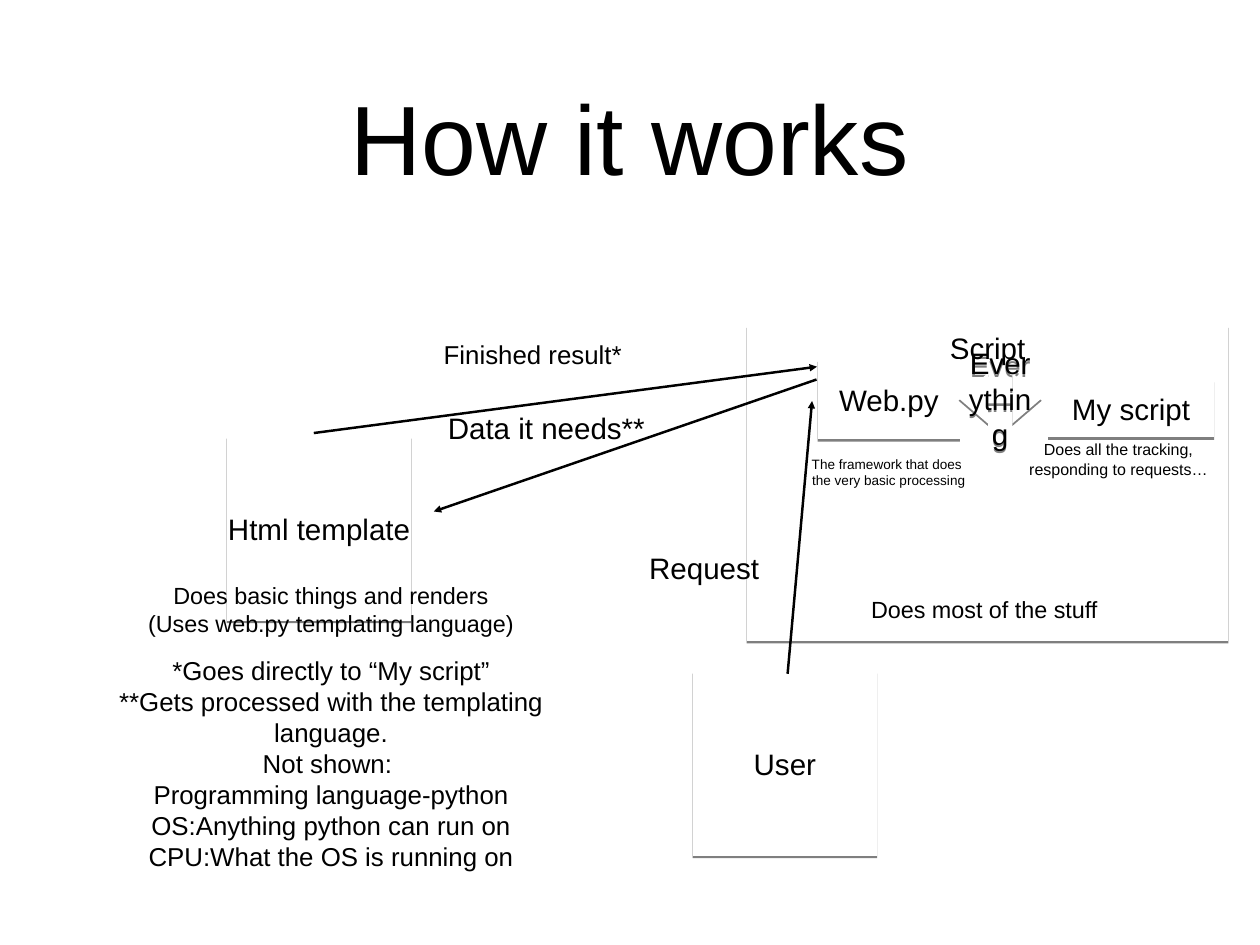
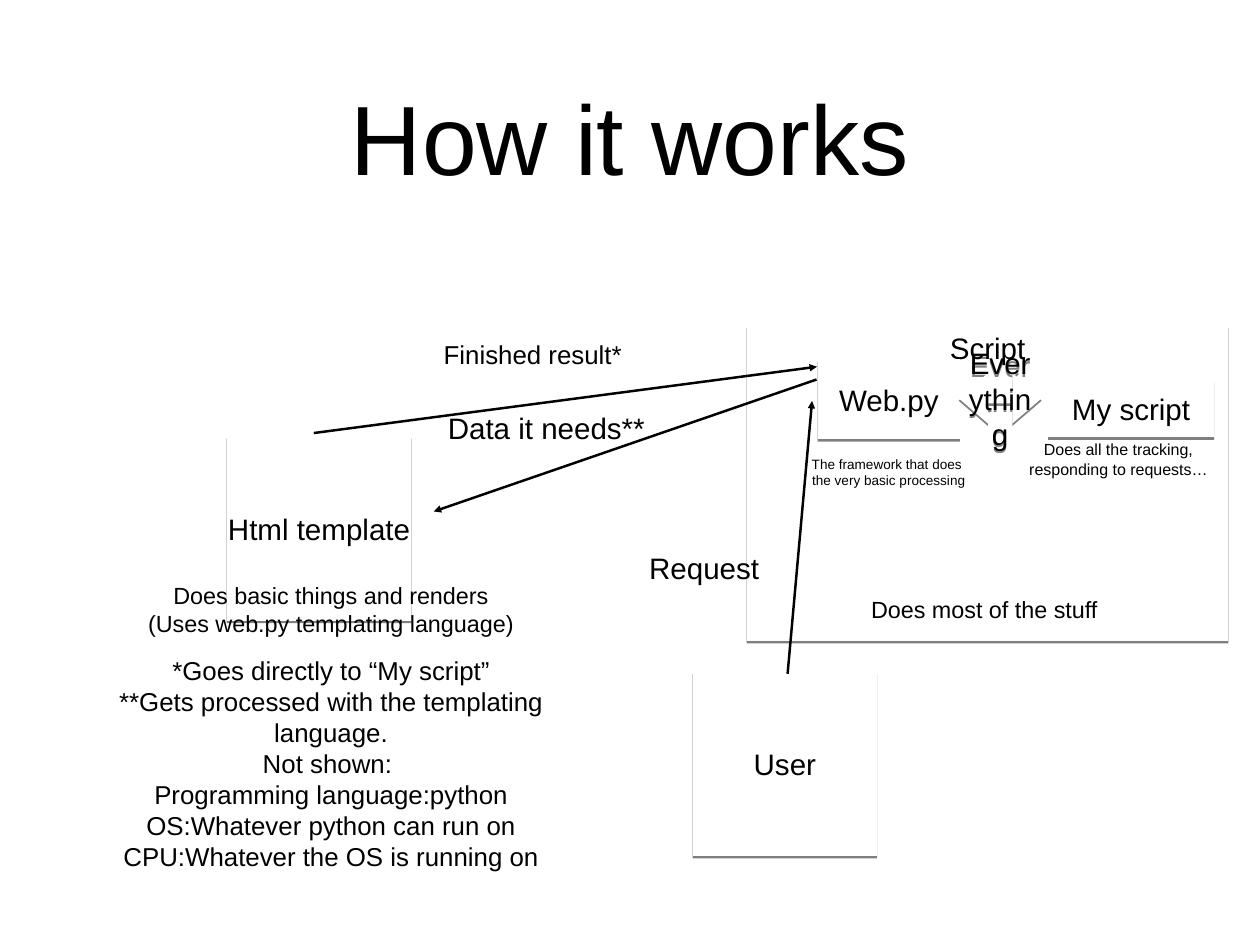
Before and after one commit to CrazyPython/DebateForum, a slide deck: slide 6 of Presentation.ppt (slide 3 before the commit). Drawn at 1260x945 pixels with LibreOffice and Linux fonts; fonts in the diff are those of the drawing. Boxes give left, top, right and bottom in pixels: in the first picture for what was removed or moved away, otherwise in the second. Text is boxed around its words. In the diff, an @@ line names an element or a change of style, - is before the commit and + after.

```diff
--- a/Presentation.ppt
+++ b/Presentation.ppt
@@ text in free at bbox=[123, 785, 539, 872]: text changed @@
-Programming language-python
-OS:Anything python can run on
-CPU:What the OS is running on
+Programming language:python
+OS:Whatever python can run on
+CPU:Whatever the OS is running on
```
Also in this commit, not shown: 2 other slides changed, 12 slides added, 3 slides removed, 1 other file.
